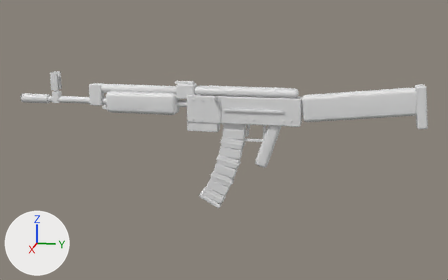
The FBX model Stealth Mode/Assets/StealthMode/Models/Weapons/AK47.fbx, before and after one commit.
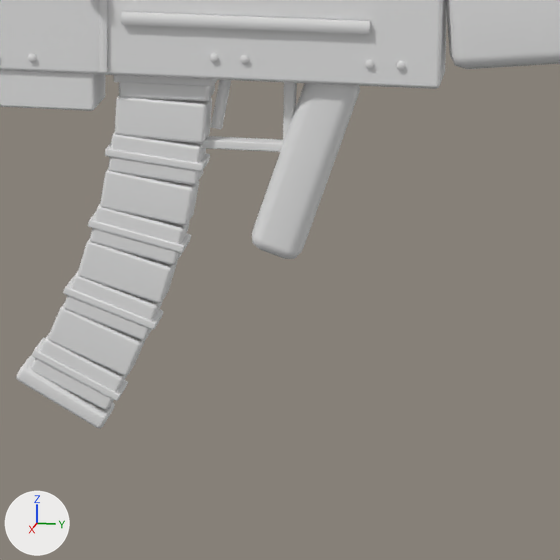
Each version is shown whole from a camera (50 mm lens) standing at (1.637, 0.222, 0.384) and looking at (-0.001, -0.106, -0.026), then close up on the part from 44% to 73% of the width and 38% to 86% of the height. The axes (+X, +Y, +Z) are drawn at lower left. The lights are the same throughout. The last two pictures show the newer version.

Names of what the first close-up shows: 'AK47'.
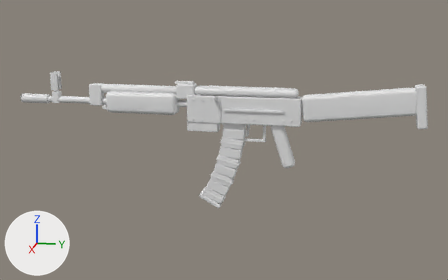
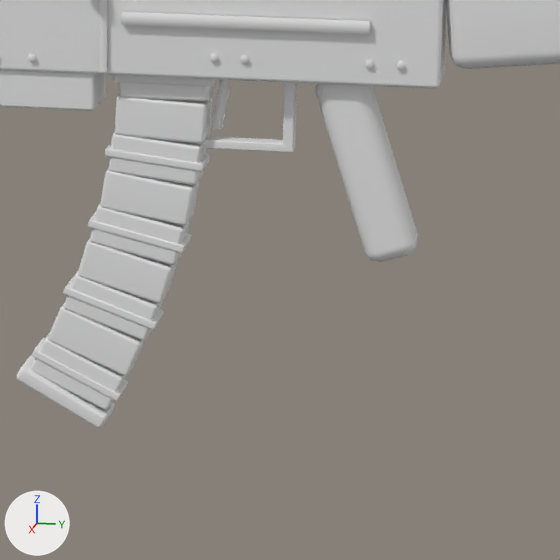
Location of each change, [x1, y1, x2, y2] in pixels of the close-ups (560 x 560 px; the box of a moved part takes in the faces that stretch with it):
part 1 of me_cube, moved or reshaped
    before: [252, 83, 360, 259]
    after: [315, 84, 418, 262]

The change, as a diff of the scene's bpy script:
```diff
--- a/Stealth Mode/Assets/StealthMode/Models/Weapons/AK47.fbx.py
+++ b/Stealth Mode/Assets/StealthMode/Models/Weapons/AK47.fbx.py
@@ me_cube @@
 me_cube.from_pydata(...)  # 2244 vertices, 2002 faces; spans x -0.025..0.042, y -0.222..0.15, z -0.427..0.703
 # used by ob_ak47; location = (0.0, 0.0, 0.0); rotation_euler = (1.571, 0.0, 0.0), in degrees (90, 0, 0)
+# me_cube part 1: the loose piece of 56 vertices spanning x -0.015..0.015, y -0.097..0.032, z -0.051..0.017 is turned 36 degrees about the x axis through its middle, then moved by (0.0, 0.002, -0.04)
 me_cube.materials.append(mat_rifle_metal)
```
